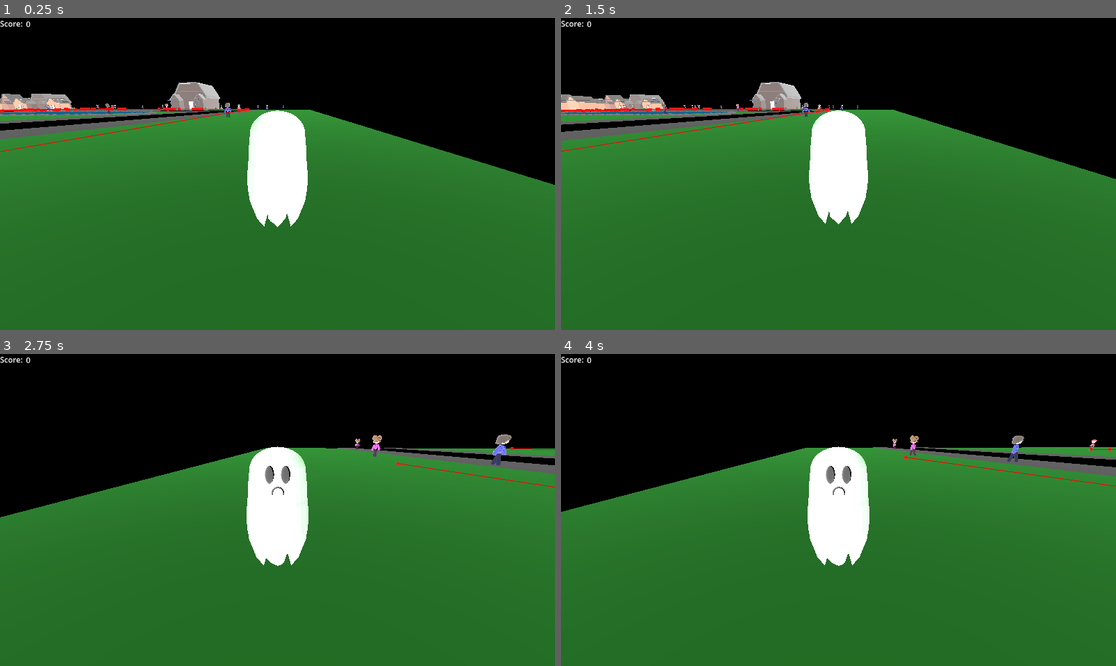
Above: before the commit, frames 1-4 (two rows, left to right).
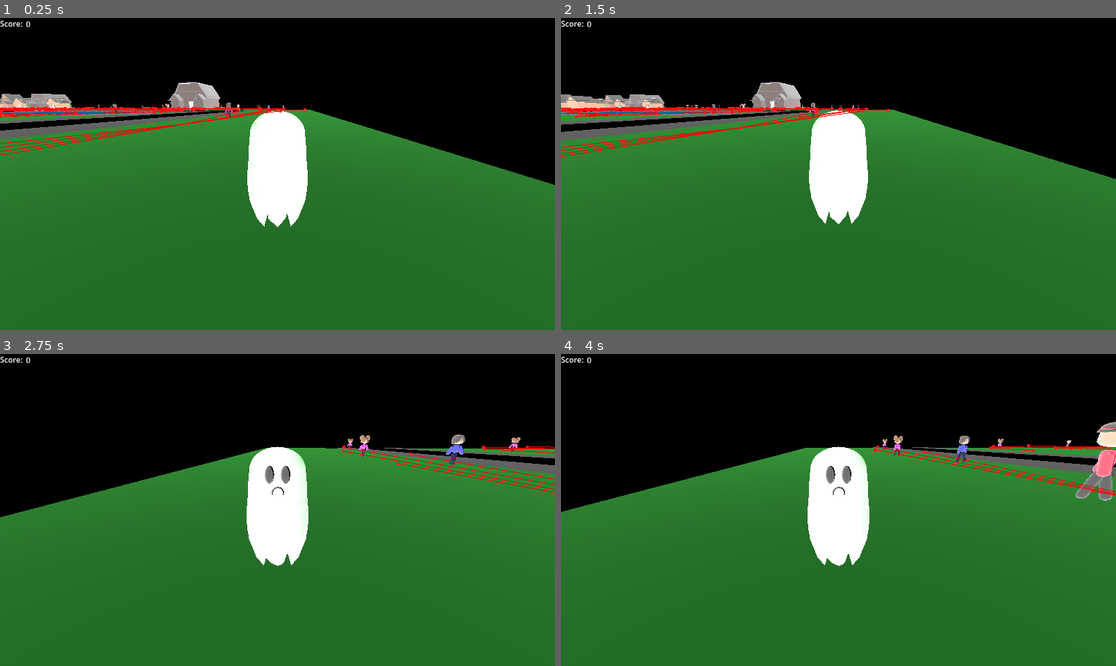
Above: after the commit, the same moments.

Repository: MJMrigg/Game-JAM-Game-Dev-1
Game: Godot game, scene res://Scenes/Morgan_Creek.tscn
Same seed, same stepped clock (60 frames per second), same inputs: the game is played once before the commit and once after it.
Inputs (mouse positions are in pixels of both pictures, inside the frame that each line leads up to):
- Up to frame 1 (0.25 s): no input
- Up to frame 2 (1.5 s): tap Enter (close) at 0.5 s; move the mouse to (866, 174) at 0.52 s; hold Enter (close) 0.53-1.28 s; hold W (p_forward) from 0.53 s (still down); move the mouse to (810, 174) at 1.27 s; tap E (p_interact) at 1.35 s
- Up to frame 3 (2.75 s): keep holding W (p_forward); move the mouse to (288, 503) at 2.02 s; hold Tab (p_perspective) from 2.03 s (still down)
- Up to frame 4 (4 s): keep holding W (p_forward); move the mouse to (832, 516) at 2.77 s; release Tab (p_perspective) at 2.78 s; tap Space (p_posses) at 2.85 s; move the mouse to (877, 513) at 3.52 s; right-click (877, 513) at 3.6 s

The runs differ from the first frame. In frame 1, 1.0% of the frame differs, in the area x 0-56%, y 26-45%; in frame 2, 1.1%; in frame 3, 1.0%; in frame 4, 1.7%, in the area x 56-100%, y 21-47%.

Commit message:
Pathfinding Progress

Diff:
--- a/new-game-project/Scenes/npc1.tscn
+++ b/new-game-project/Scenes/npc1.tscn
@@ -27,6 +27,7 @@
 target_desired_distance = 3.0
 path_height_offset = 1.0
 path_max_distance = 2.01
+path_postprocessing = 1
 avoidance_enabled = true
 debug_enabled = true
 
--- a/new-game-project/Scenes/npc2.tscn
+++ b/new-game-project/Scenes/npc2.tscn
@@ -26,7 +26,9 @@
 path_desired_distance = 3.0
 target_desired_distance = 3.0
 path_max_distance = 2.01
+path_postprocessing = 1
 avoidance_enabled = true
+debug_enabled = true
 
 [node name="Person1" parent="." instance=ExtResource("2_yf78a")]
 transform = Transform3D(0.4, 0, 0, 0, 0.4, 0, 0, 0, 0.4, 0, 0, 0)
--- a/new-game-project/Scenes/npc3.tscn
+++ b/new-game-project/Scenes/npc3.tscn
@@ -23,7 +23,9 @@
 debugRay = NodePath("RayCast3D2")
 
 [node name="NavigationAgent3D" type="NavigationAgent3D" parent="."]
+path_postprocessing = 1
 avoidance_enabled = true
+debug_enabled = true
 
 [node name="Person1" parent="." instance=ExtResource("2_myd0b")]
 transform = Transform3D(0.4, 0, 0, 0, 0.4, 0, 0, 0, 0.4, 0, 0, 0)
--- a/new-game-project/Scripts/npc.gd
+++ b/new-game-project/Scripts/npc.gd
@@ -104,8 +104,8 @@
 
 func pick_new_target() -> void:
 	# Randomly generate a new target
-	var randx:float = randf()*50 - 25
-	var randz:float = randf()*50 - 25
+	var randx:float = randf()*160 - 80
+	var randz:float = randf()*160 - 80
 	var new_target = Vector3(randx, position.y, randz)
 	navigator.target_position = new_target
 
